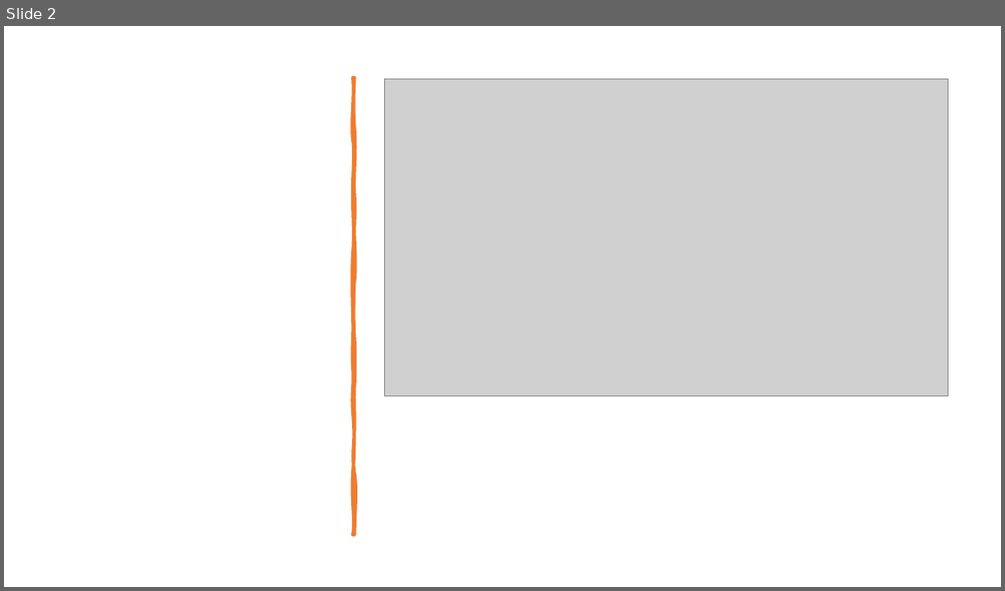
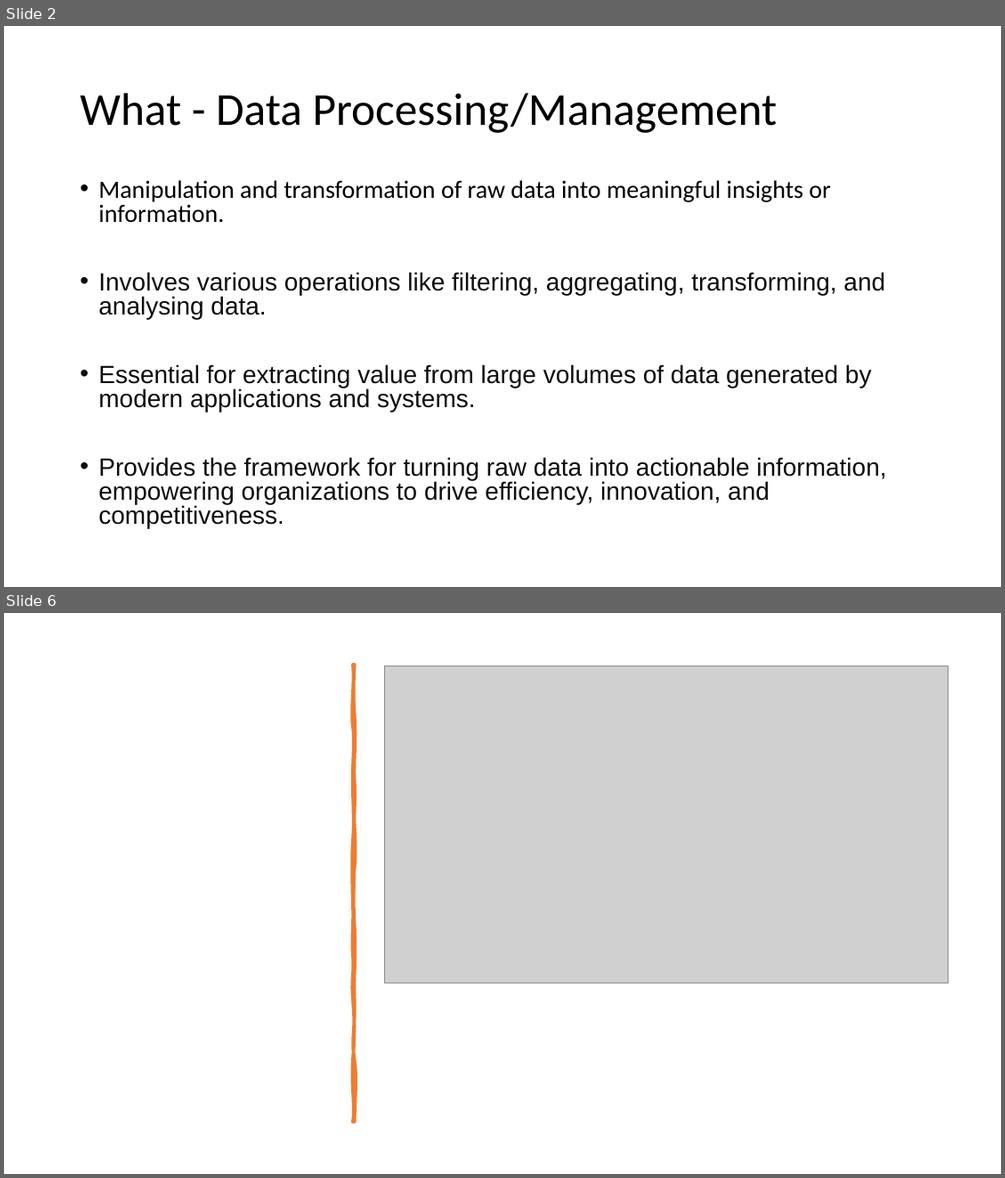
Before and after one commit to aprabhat/flink_demo, a slide deck: PPT/Apache_Flink.pptx. Shown one above the other, each under a label of ours: slide 2 before the commit, slides 2 and 6 after it; the slides between them are not shown. The pictures are 1005x591 and 1005x1178 pixels, drawn with LibreOffice and Linux fonts; fonts in the diff are those of the drawing; grey boxes stand for pictures. Boxes give left, top, right and bottom in pixels: in the first picture for what was removed or moved away, otherwise in the second. Text is boxed around its words. In the diff, an @@ line names an element or a change of style, - is before the commit and + after.

Commit message:
udpated ppt for data processing

```diff
--- a/PPT/Apache_Flink.pptx
+++ b/PPT/Apache_Flink.pptx
@@ slide 2 added at (x1=4, y1=26, x2=1001, y2=587), background #FFFFFF @@
@@ title added at (x1=80, y1=93, x2=777, y2=133), 44 pt, text #000000 @@
+What - Data Processing/Management
@@ text added at (x1=98, y1=180, x2=886, y2=528), 24 pt, text #0D0D0D @@
+• Manipulation and transformation of raw data into meaningful insights or information.
+• Involves various operations like filtering, aggregating, transforming, and analysing data.
+• Essential for extracting value from large volumes of data generated by modern applications and systems.
+• Provides the framework for turning raw data into actionable information, empowering organizations to drive efficiency, innovation, and competitiveness.
@@ what was slide 2 is now slide 6 @@
```
Also in this commit, not shown: 1 slide changed, 3 other slides added.
